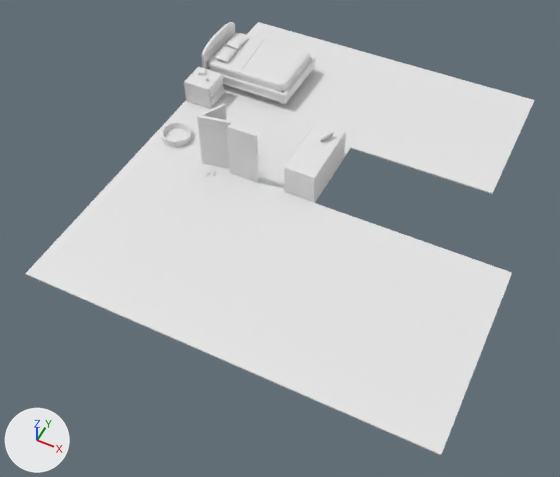
One commit to the Blender file scenes/bedroom.blend: the scene before it, then after it.
The view is the same before and after, from a 50 mm camera at (24.3, -33.8, 72.0) aimed at (-0.6, 15.9, 9.9). The lights are fixed; the arrows at lower left show +X, +Y and +Z.

Script lines for the objects in view, before the commit:
```python
me_bed_002 = bpy.data.meshes.new('Bed.002')
me_bed_002.from_pydata(...)  # 96 vertices, 98 faces; spans x -1.0..1.0, y -1.0..1.0, z -1.0..1.0
me_cat_bed = bpy.data.meshes.new('Cat Bed')
me_cat_bed.from_pydata(...)  # 240 vertices, 258 faces; spans x -1.01..1.01, y -1.01..1.01, z -1.03..1.09
me_second_floor_extended = bpy.data.meshes.new('Second Floor Extended')
me_second_floor_extended.from_pydata(...)  # 26 vertices, 21 faces; spans x -1.0..3.01, y -3.02..1.62, z -1.0..1.0
ob_bed_002 = bpy.data.objects.new('Bed.002', me_bed_002)
ob_bed_002.location = (-14.31, 37.44, 14.27)
ob_bed_002.scale = (5.34, 3.84, 0.896)
ob_cat_bed = bpy.data.objects.new('Cat Bed', me_cat_bed)
ob_cat_bed.location = (-17.56, 22.9, 12.54)
ob_cat_bed.scale = (1.74, 1.74, 0.429)
ob_second_floor_extended = bpy.data.objects.new('Second Floor Extended', me_second_floor_extended)
ob_second_floor_extended.location = (-9.45, 31.08, 12.04)
ob_second_floor_extended.scale = (10.8, 10.8, 0.0682)
# also in view: 'Bed' at (-19.9, 37.5, 15.0); 'Bed.001' at (-14.2, 37.4, 13.6); 'Dresser' at (-0.7, 24.6, 13.9); 'Closet.001' at (-7.4, 20.6, 15.5); 'Closet' at (-10.9, 20.9, 15.5)
```
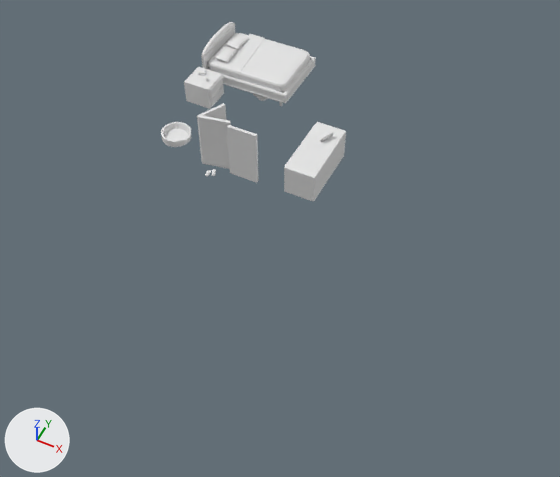
Changed parts and their boxes (x1, y1, x2, y2) in the pictures (560 x 477 px):
'Second Floor Extended', deleted
    before: (25, 22, 534, 455)

Patch to the scene script:
```diff
--- a/scenes/bedroom.blend.py
+++ b/scenes/bedroom.blend.py
@@ ob_second_floor_extended @@
-ob_second_floor_extended = bpy.data.objects.new('Second Floor Extended', me_second_floor_extended)
-ob_second_floor_extended.location = (-9.45, 31.08, 12.04)
-ob_second_floor_extended.scale = (10.8, 10.8, 0.0682)
```
